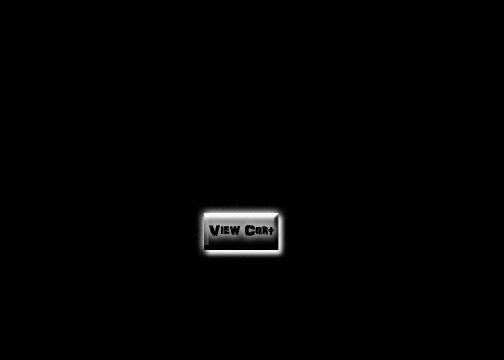
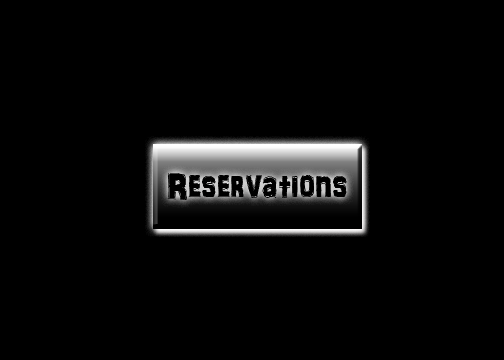
Layer changes from the first (504, 360) image to the second:
hid "View Cart" over (196, 205, 287, 258)
added layer "Reservations" above "CarryOut" over (145, 136, 370, 237)
